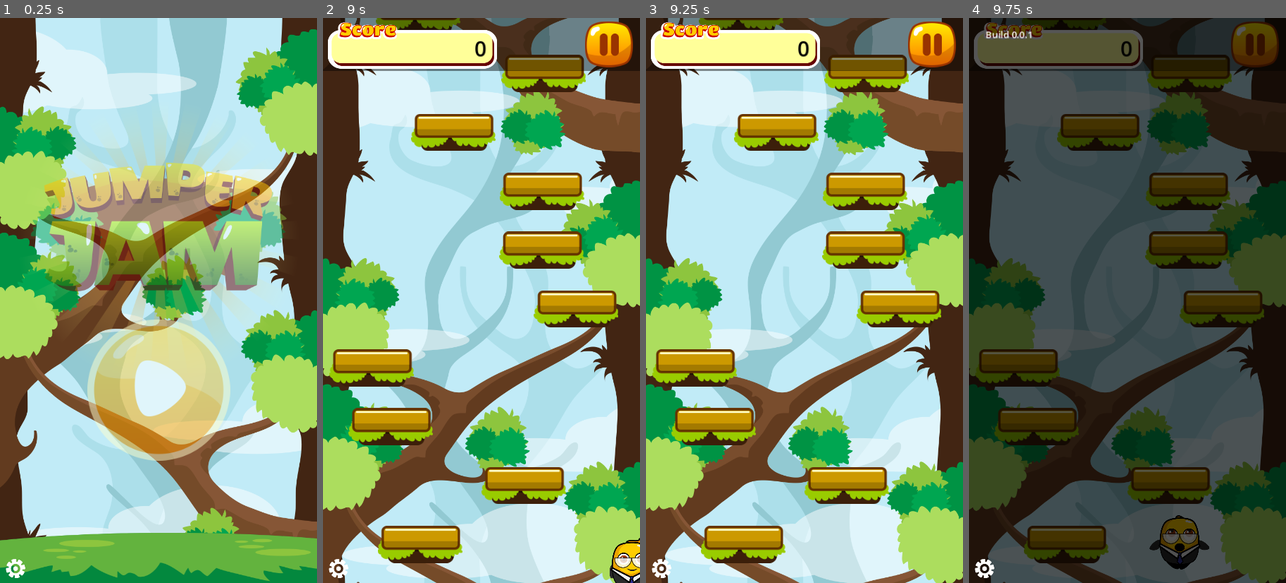
Above: before the commit, frames 1-4 (left to right).
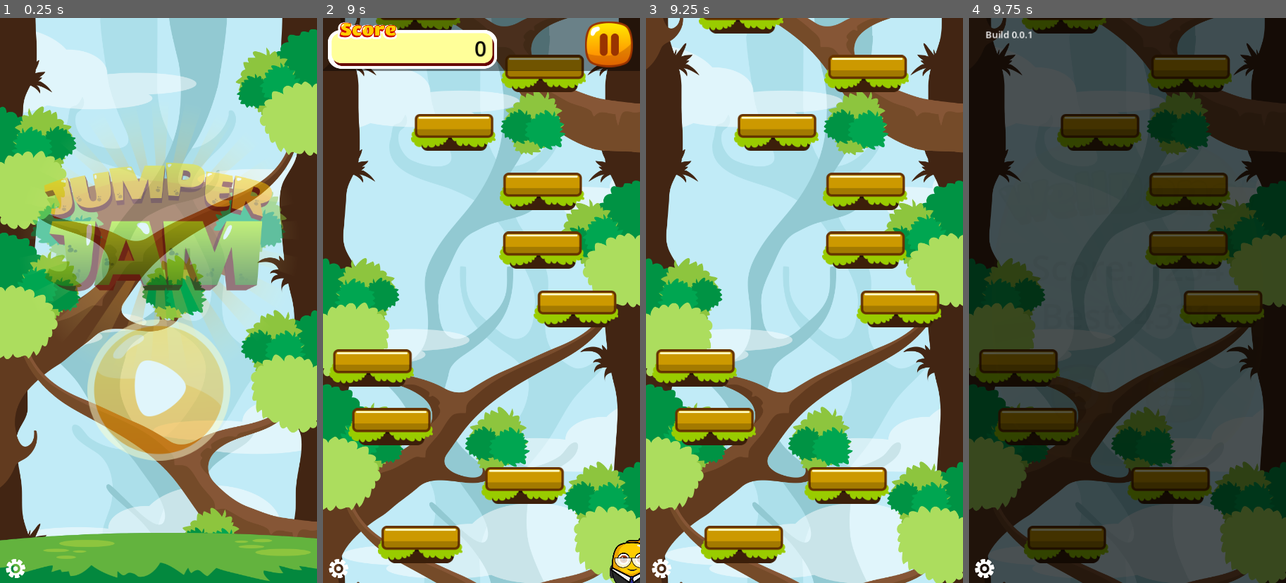
Above: after the commit, the same moments.

Repository: jrenato/jump_jam
Game: Godot game, scene res://Scenes/main.tscn
The game is run twice, just before and just after one commit, with the same random seed, the same clock (stepped at 60 frames per second) and the same inputs.
Inputs (mouse positions are in pixels of both pictures, inside the frame that each line leads up to):
- Up to frame 1 (0.25 s): no input
- Up to frame 2 (9 s): move the mouse to (465, 413) at 0.52 s; hold D (move_right) 0.53-2.03 s; click (465, 413) at 0.67 s; move the mouse to (576, 385) at 1.27 s; move the mouse to (386, 215) at 2.02 s; hold A (move_left) 2.03-4.28 s; move the mouse to (497, 300) at 2.77 s; click (497, 300) at 2.92 s; move the mouse to (433, 159) at 3.52 s; tap R (reset) at 4.15 s; move the mouse to (551, 272) at 4.27 s; hold D (move_right) 4.28-5 s; click (481, 396) at 5 s; move the mouse to (418, 328) at 5.77 s; hold D (move_right) 5.78-8.78 s; click (418, 328) at 5.92 s; move the mouse to (513, 176) at 6.52 s; move the mouse to (465, 413) at 7.27 s; move the mouse to (576, 385) at 8.02 s; click (576, 385) at 8.17 s; move the mouse to (386, 215) at 8.77 s; hold A (move_left) from 8.78 s (still down)
- Up to frame 3 (9.25 s): keep holding A (move_left)
- Up to frame 4 (9.75 s): release A (move_left) at 9.5 s; click (984, 566) at 9.5 s

Frames 1-2 are identical in both runs. In frame 3, 9.3% of the frame differs, in the area x 0-100%, y 0-10%; in frame 4, 7.6%.

Commit message:
Added Game Over condition and transition

Diff:
--- a/Scenes/game_over_screen.tscn
+++ b/Scenes/game_over_screen.tscn
@@ -62,6 +62,7 @@
 expand_mode = 1
 
 [node name="ScoreLabel" type="Label" parent="Box"]
+unique_name_in_owner = true
 layout_mode = 1
 anchors_preset = 8
 anchor_left = 0.5
@@ -79,6 +80,7 @@
 horizontal_alignment = 1
 
 [node name="HighScoreLabel" type="Label" parent="Box"]
+unique_name_in_owner = true
 layout_mode = 1
 anchors_preset = 8
 anchor_left = 0.5
--- a/Scenes/player.tscn
+++ b/Scenes/player.tscn
@@ -141,6 +141,7 @@
 texture = ExtResource("1_ik36m")
 
 [node name="CollisionShape2D" type="CollisionShape2D" parent="."]
+unique_name_in_owner = true
 position = Vector2(0.5, -12.5)
 shape = SubResource("RectangleShape2D_5uwr2")
 
@@ -150,3 +151,8 @@
 "": SubResource("AnimationLibrary_s8x50")
 }
 autoplay = "Fall"
+
+[node name="VisibleOnScreenNotifier2D" type="VisibleOnScreenNotifier2D" parent="."]
+unique_name_in_owner = true
+position = Vector2(1, -3.5)
+scale = Vector2(2.7, 1.35)
--- a/Scripts/base_screen.gd
+++ b/Scripts/base_screen.gd
@@ -1,7 +1,9 @@
 class_name BaseScreen extends Control
 
+var fadeout_duration: float = 0.5
 
-var fadeout_duration: float = 0.5
+@onready var score_label: Label = %ScoreLabel
+@onready var high_score_label: Label = %HighScoreLabel
 
 
 func _ready() -> void:
--- a/Scripts/game.gd
+++ b/Scripts/game.gd
@@ -1,4 +1,6 @@
 extends Node2D
+
+signal game_over(score: int, high_score: int)
 
 @export var camera_scene: PackedScene
 @export var player_scene: PackedScene
@@ -32,13 +34,19 @@
 	setup_parallax_layer(parallax_2)
 	setup_parallax_layer(parallax_3)
 
-	#new_game()
+
+func _process(delta: float) -> void:
+	if Input.is_action_just_pressed("quit"):
+		get_tree().quit()
+	if Input.is_action_just_pressed("reset"):
+		get_tree().reload_current_scene()
 
 
 func new_game() -> void:
 	player = player_scene.instantiate() as Player
 	add_child(player)
 	player.global_position = player_spawn_position
+	player.died.connect(_on_player_died)
 
 	camera = camera_scene.instantiate() as GameCamera
 	camera.setup_camera(player)
@@ -68,8 +76,6 @@
 	parallax_layer.motion_mirroring.y = mirror_y
 
 
-func _process(delta: float) -> void:
-	if Input.is_action_just_pressed("quit"):
-		get_tree().quit()
-	if Input.is_action_just_pressed("reset"):
-		get_tree().reload_current_scene()
+func _on_player_died() -> void:
+	hud.visible = false
+	game_over.emit(1234, 4321)
--- a/Scripts/main.gd
+++ b/Scripts/main.gd
@@ -6,7 +6,12 @@
 
 func _ready() -> void:
 	screens.start_game.connect(_on_start_game)
+	game.game_over.connect(_on_game_over)
 
 
 func _on_start_game() -> void:
 	game.new_game()
+
+
+func _on_game_over(score: int, high_score: int) -> void:
+	screens.game_over(score, high_score)
--- a/Scripts/player.gd
+++ b/Scripts/player.gd
@@ -1,4 +1,6 @@
 class_name Player extends CharacterBody2D
+
+signal died
 
 @export var gravity: float = 15.0
 @export var max_fall_speed: float = 1000.0
@@ -8,14 +10,19 @@
 
 @export var screen_margin: int = 20
 
+var dead: bool = false
 var direction: float
 var viewport_size: Vector2
 var use_mobile_input: bool = false
 
 @onready var animation_player: AnimationPlayer = %AnimationPlayer
+@onready var visible_notifier: VisibleOnScreenNotifier2D = %VisibleOnScreenNotifier2D
+@onready var collision_shape: CollisionShape2D = %CollisionShape2D
 
 
 func _ready() -> void:
+	visible_notifier.screen_exited.connect(_on_visible_on_screen_notifier_2d_screen_exited)
+
 	viewport_size = get_viewport_rect().size
 	var os_name: String = OS.get_name()
 	if os_name in ["Android", "iOS"]:
@@ -32,13 +39,14 @@
 func _physics_process(delta: float) -> void:
 	velocity.y = clamp(velocity.y + gravity, jump_speed, max_fall_speed)
 
-	if not use_mobile_input:
-		direction = Input.get_axis("move_left", "move_right")
+	if not dead:
+		if not use_mobile_input:
+			direction = Input.get_axis("move_left", "move_right")
 
-	if direction:
-		velocity.x = direction * move_speed
-	else:
-		velocity.x = move_toward(velocity.x, 0, friction)
+		if direction:
+			velocity.x = direction * move_speed
+		else:
+			velocity.x = move_toward(velocity.x, 0, friction)
 
 	move_and_slide()
 
@@ -61,3 +69,14 @@
 
 func jump() -> void:
 	velocity.y = jump_speed
+
+
+func die() -> void:
+	if not dead:
+		dead = true
+		collision_shape.set_deferred("disabled", true)
+		died.emit()
+
+
+func _on_visible_on_screen_notifier_2d_screen_exited() -> void:
+	die()
--- a/Scripts/screens.gd
+++ b/Scripts/screens.gd
@@ -3,6 +3,7 @@
 signal start_game
 
 @export var fadeout_duration: float = 0.5
+@export var game_over_delay: float = 0.75
 
 var current_screen: Control = null
 
@@ -69,3 +70,10 @@
 		var appear_tween: Tween = current_screen.appear()
 		await(appear_tween.finished)
 		get_tree().call_group("buttons", "set_disabled", false)
+
+
+func game_over(score: int, high_score: int) -> void:
+	game_over_screen.score_label.text = "Score: %s" % score
+	game_over_screen.high_score_label.text = "Best: %s" % high_score
+	await(get_tree().create_timer(game_over_delay).timeout)
+	change_screen(game_over_screen)
